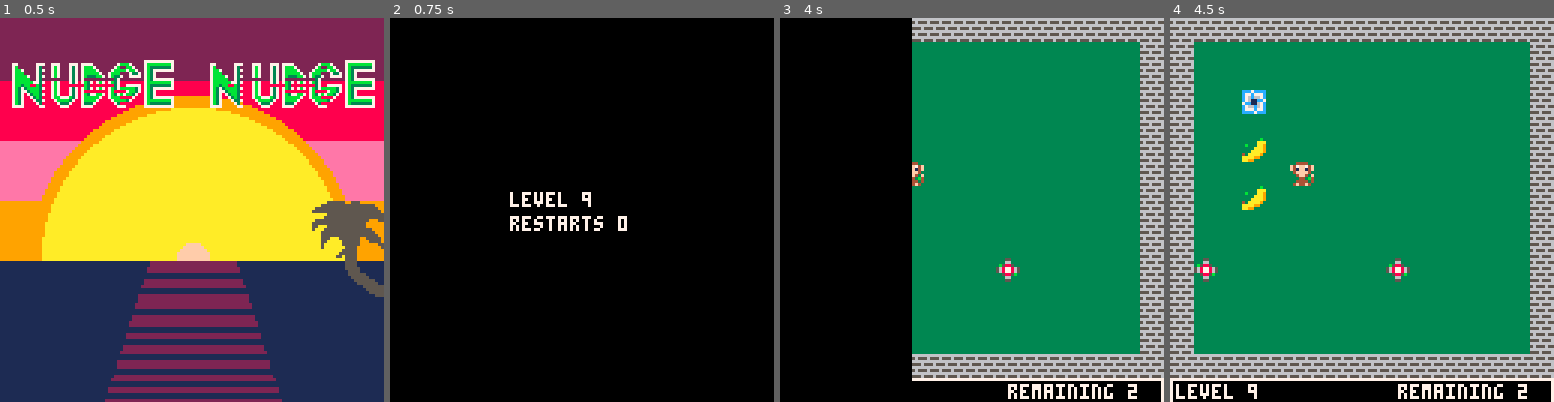
Above: before the commit, frames 1-4 (left to right).
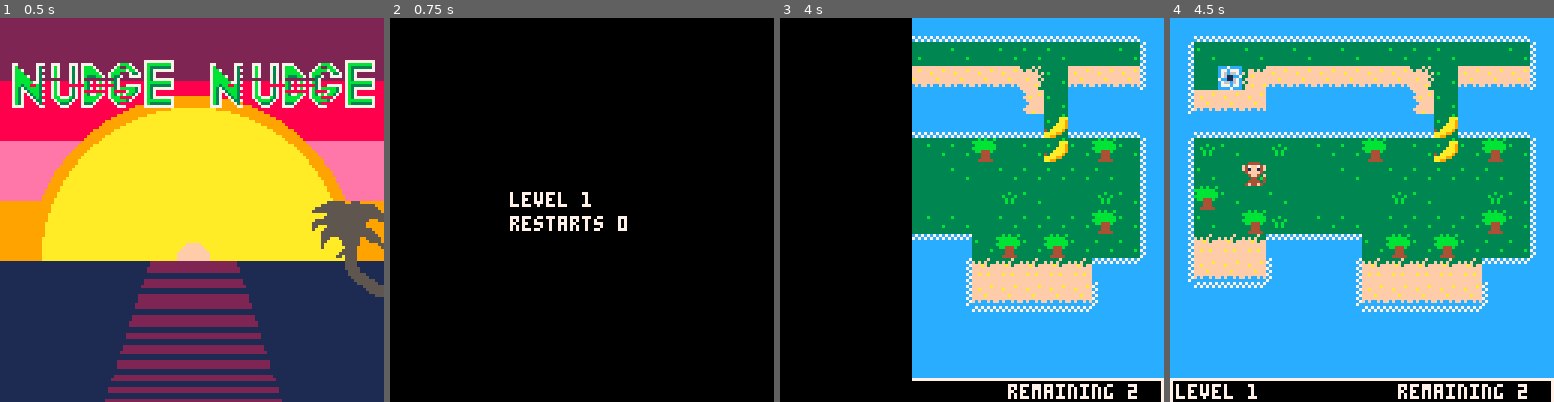
Above: after the commit, the same moments.

Repository: jlbeard84/pico8-nudge-nudge
Game: PICO-8 cartridge nudge-nudge.p8
The game is run twice, just before and just after one commit, with the same random seed, the same clock (stepped at 60 frames per second) and the same inputs.
Inputs:
- Up to frame 1 (0.5 s): tap X (X key) at 0.33 s
- Up to frame 2 (0.75 s): no input
- Up to frame 3 (4 s): tap X (X key) at 1.07, 1.85, 2.97 s; hold Right 1.6-2.1 s; hold Up 2.15-2.42 s; hold Right 2.47-3.03 s; hold Left 3.08-3.58 s; hold Down 3.63-3.97 s
- Up to frame 4 (4.5 s): hold Right from 4.02 s (still down); tap X (X key) at 4.08 s

Frame 1 is identical in both runs. In frame 2, less than 0.1% of the frame differs, in the area x 50-53%, y 45-50%; in frame 3, 41%; in frame 4, 65%, in the area x 0-100%, y 0-100%.

Commit message:
Oops fixed level

Diff:
--- a/nudge-nudge.p8
+++ b/nudge-nudge.p8
@@ -6,7 +6,7 @@
 
 --gamestates:1=load,2=transitionin,3=game,4=transitionout,5=title,6=titleload
 
-level=8
+level=0
 gridsquare=8
 floorsprite=7
 restartcount=0
Not shown, changed: nudge-nudge.p8.png
